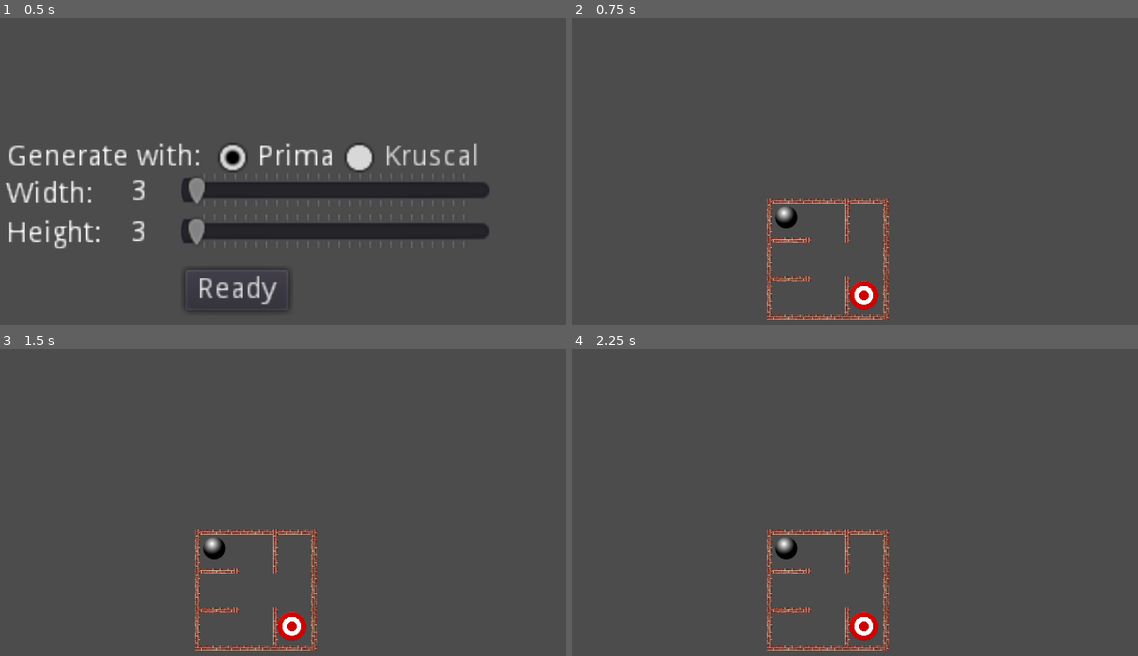
Above: before the commit, frames 1-4 (two rows, left to right).
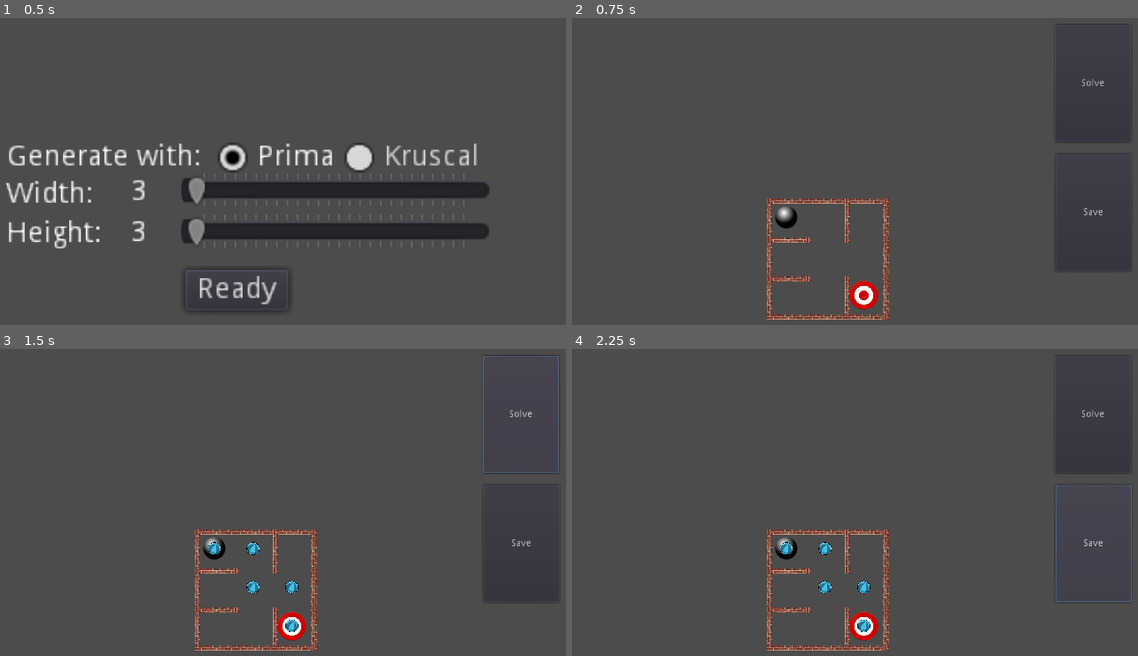
Above: after the commit, the same moments.

Repository: steelsoul/maze
Game: Godot game, scene res://Scenes/Main.tscn
Same seed, same stepped clock (60 frames per second), same inputs: the game is played once before the commit and once after it.
Inputs (mouse positions are in pixels of both pictures, inside the frame that each line leads up to):
- Up to frame 1 (0.5 s): no input
- Up to frame 2 (0.75 s): click "Ready" at 0.5 s
- Up to frame 3 (1.5 s): click (520, 413) at 1.25 s, where only the run after the commit has a clickable "Solve"
- Up to frame 4 (2.25 s): click (1092, 542) at 2 s, where only the run after the commit has a clickable "Save"

Frame 1 is identical in both runs. In frame 2, 0.1% of the frame differs, in the area x 86-98%, y 2-65%; in frame 3, 0.7%, in the area x 36-99%, y 2-93%; in frame 4, 0.7%.

Commit message:
Extract CSV related code

Diff:
--- /dev/null
+++ b/Code/CSVHelper.gd
@@ -0,0 +1,20 @@
+
+class_name CSVHelper
+
+var file_: File
+var buffer_: PoolStringArray
+
+func _init(full_file_name, mode_flags = File.READ):
+	file_ = File.new()
+	file_.open(full_file_name, mode_flags)
+	print("e: ", file_.get_error(), ", available: ", file_.is_open())
+
+func read_next_byte_from_csv():
+	if buffer_.size() == 0 || buffer_.size() == 1:
+		buffer_ = file_.get_csv_line()
+	var result = buffer_[0] as int
+	buffer_.remove(0)
+	return result
+
+func store_byte(value):
+	file_.store_8(value)
--- a/Code/Maze.gd
+++ b/Code/Maze.gd
@@ -5,8 +5,7 @@
 
 enum Dir {Left, Right, Down, Up}
 enum Algorythm {Prima, Kruskal}
-var buffer = PoolStringArray()
-#var g_dim = Vector2(0, 0)
+
 var g_alg = Algorythm.Prima
 var g_start = Vector2(0, 0)
 var g_finish = Vector2(0,0)
@@ -17,11 +16,7 @@
 signal generation_progress
 signal on_game_finished
 
-func _ready():
-	pass
-
-#func set_dimension(dim):
-#	g_dim = dim
+onready var CSVHelper = preload("res://Code/CSVHelper.gd")
 
 func set_algorythm(alg):
 	if alg == "kruskal":
@@ -166,18 +161,17 @@
 	finalize_rep(width, height)
 
 func read_file(file_name):
-	var file = File.new()
-	file.open("res://" + file_name, File.READ)
-	print("e: ", file.get_error(), ", available: ", file.is_open())
-	var w = read_next_byte_from_csv(file)
-	var h = read_next_byte_from_csv(file)
+	var file_reader = CSVHelper.new(file_name)
+
+	var w = file_reader.read_next_byte_from_csv()
+	var h = file_reader.read_next_byte_from_csv()
 	print("w: ", w, ", h: ", h)
 	var repo = make_array_of_cells(w,h)
 	var x = 0
 	var y = 0
 	while (x+1)*(y+1) != w*h:
-		var up = read_next_byte_from_csv(file)
-		var left = read_next_byte_from_csv(file)
+		var up = file_reader.read_next_byte_from_csv()
+		var left = file_reader.read_next_byte_from_csv()
 		if x == w:
 			y = y + 1
 			x = 0
@@ -187,29 +181,24 @@
 	return [w, h, repo]
 
 func write_file(file_name, repo):
-	var file = File.new()
-	file.open("res://" + file_name, File.WRITE)
-	var w = repo.size()
-	var h = repo[0].size()
-	file.store_8(w)
-	file.store_8(h)
+	var file_reader = CSVHelper.new(file_name, File.WRITE)
+	var w = repo[0]
+	var h = repo[1]
+	file_reader.store_byte(w)
+	file_reader.store_byte(h)
 	var x = 0
 	var y = 0
-	while (x + 1)*(y + 1) != w*h:
-		var cell = repo[x][y]
-		file.store_8(cell.is_top())
-		file.store_8(cell.is_left())
+	var goal_rep = repo[2]
+	while true:
+		var cell = goal_rep[x][y]
+		file_reader.store_byte(cell.is_top())
+		file_reader.store_byte(cell.is_left())
 		x = x + 1
 		if x == w:
 			x = 0
 			y = y + 1
-
-func read_next_byte_from_csv(file):
-	if buffer.size() == 0 || buffer.size() == 1:
-		buffer = file.get_csv_line()
-	var result = buffer[0] as int
-	buffer.remove(0)
-	return result
+			if y == h:
+				break
 
 func create_rep(maze):
 	var w = maze[0]
@@ -500,3 +489,8 @@
 func _input(event):
 	if event.is_action_released("cheat"):
 		$CanvasLayer/Button.visible = true
+
+
+func _on_Button2_pressed():
+	var file_name = "game.sav"
+	write_file(file_name, g_rep)
--- a/Scenes/Main.tscn
+++ b/Scenes/Main.tscn
@@ -3,8 +3,6 @@
 [ext_resource path="res://Code/Main.gd" type="Script" id=1]
 [ext_resource path="res://Scenes/Maze.tscn" type="PackedScene" id=2]
 [ext_resource path="res://Scenes/Configuration.tscn" type="PackedScene" id=3]
-
-
 
 [node name="Main" type="Node2D"]
 script = ExtResource( 1 )
--- a/Scenes/Maze.tscn
+++ b/Scenes/Maze.tscn
@@ -22,12 +22,21 @@
 [node name="CanvasLayer" type="CanvasLayer" parent="."]
 
 [node name="Button" type="Button" parent="CanvasLayer"]
-visible = false
 margin_left = 900.0
 margin_top = 20.0
 margin_right = 1010.0
 margin_bottom = 190.0
 text = "Solve"
+__meta__ = {
+"_edit_use_anchors_": false
+}
+
+[node name="Button2" type="Button" parent="CanvasLayer"]
+margin_left = 901.474
+margin_top = 207.264
+margin_right = 1011.47
+margin_bottom = 377.264
+text = "Save"
 __meta__ = {
 "_edit_use_anchors_": false
 }
@@ -51,3 +60,4 @@
 [connection signal="on_generation_done" from="." to="." method="_on_Maze_on_generation_done"]
 [connection signal="reach_goal" from="Goal" to="." method="_on_Goal_reach_goal"]
 [connection signal="pressed" from="CanvasLayer/Button" to="." method="_on_Button_pressed"]
+[connection signal="pressed" from="CanvasLayer/Button2" to="." method="_on_Button2_pressed"]
--- a/project.godot
+++ b/project.godot
@@ -8,9 +8,14 @@
 
 config_version=4
 
-_global_script_classes=[  ]
+_global_script_classes=[ {
+"base": "Reference",
+"class": "CSVHelper",
+"language": "GDScript",
+"path": "res://Code/CSVHelper.gd"
+} ]
 _global_script_class_icons={
-
+"CSVHelper": ""
 }
 
 [application]
@@ -31,7 +36,7 @@
 
 cheat={
 "deadzone": 0.5,
-"events": [ Object(InputEventKey,"resource_local_to_scene":false,"resource_name":"","device":0,"alt":false,"shift":false,"control":false,"meta":false,"command":false,"pressed":false,"scancode":92,"unicode":0,"echo":false,"script":null)
+"events": [ Object(InputEventKey,"resource_local_to_scene":false,"resource_name":"","device":0,"alt":false,"shift":false,"control":false,"meta":false,"command":false,"pressed":false,"scancode":16777220,"unicode":0,"echo":false,"script":null)
 , Object(InputEventMouseButton,"resource_local_to_scene":false,"resource_name":"","device":0,"alt":false,"shift":false, …(202 unchanged characters)…
  ]
 }
